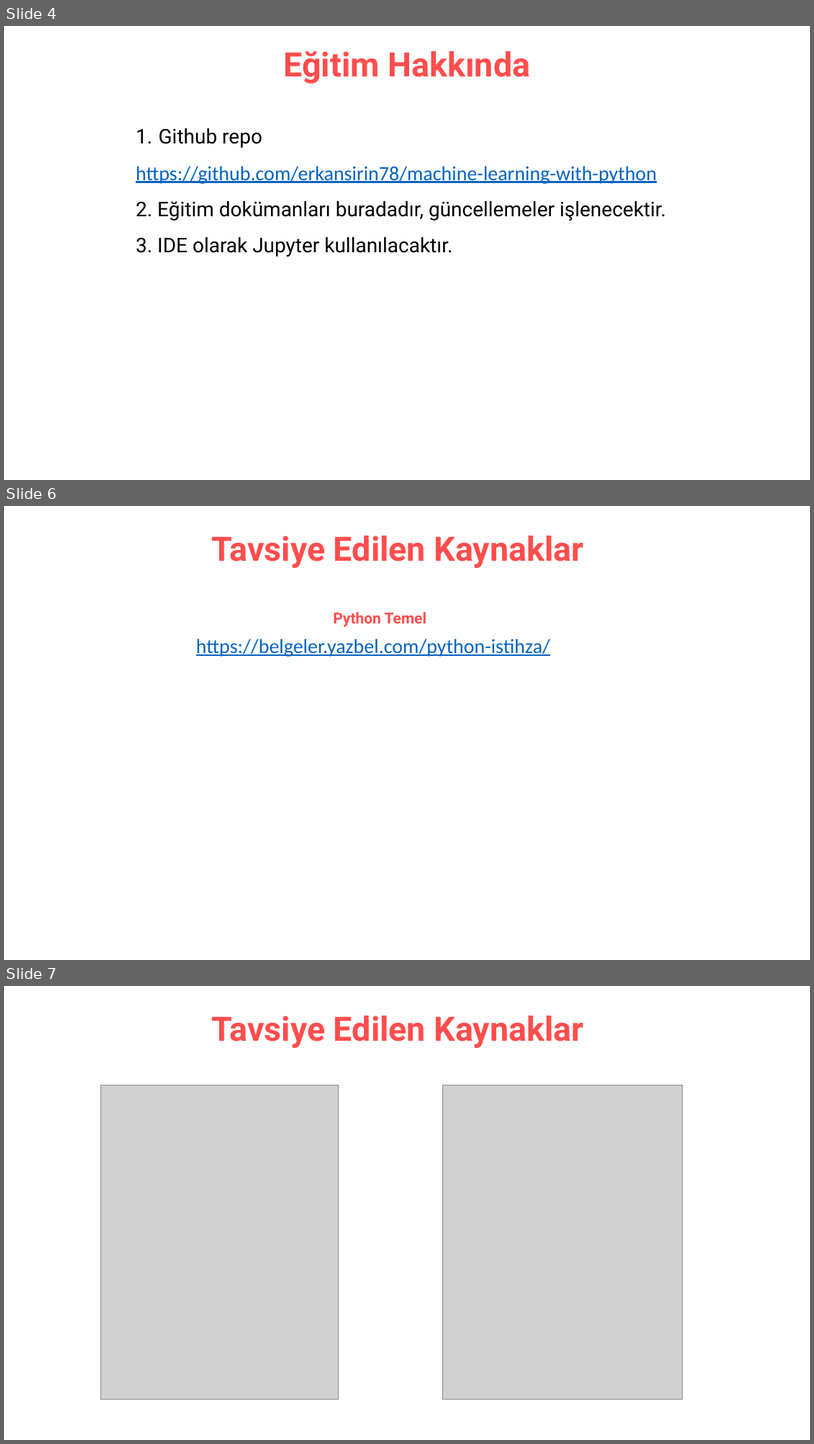
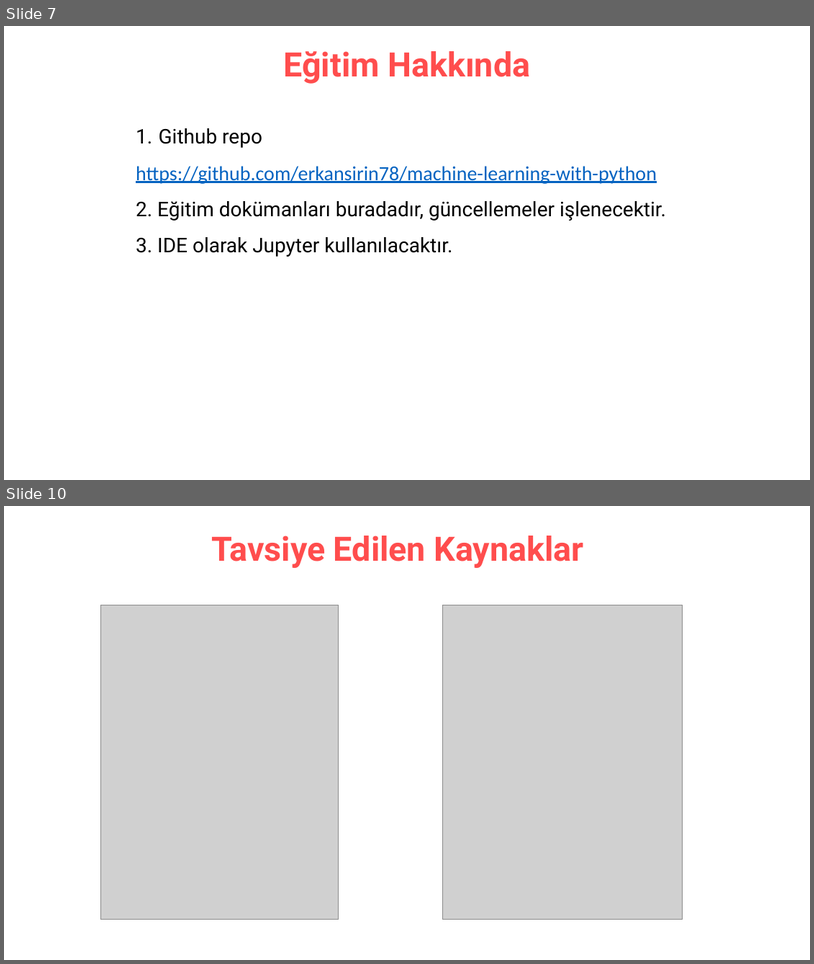
Before and after one commit to erkansirin78/machine-learning-with-python, a slide deck: opening_remarks.pptx. Shown one above the other, each under a label of ours: slides 4, 6 and 7 before the commit, slides 7 and 10 after it; the slides between them are not shown. The pictures are 814x1444 and 814x964 pixels, drawn with LibreOffice and Linux fonts; fonts in the diff are those of the drawing; grey boxes stand for pictures. Boxes give left, top, right and bottom in pixels: in the first picture for what was removed or moved away, otherwise in the second. Text is boxed around its words. In the diff, an @@ line names an element or a change of style, - is before the commit and + after.

```diff
--- a/opening_remarks.pptx
+++ b/opening_remarks.pptx
@@ slide 6 removed at bbox=[4, 506, 810, 960], background #FFFFFF @@
@@ title removed at bbox=[211, 536, 584, 568] @@
-Tavsiye Edilen Kaynaklar
@@ text removed at bbox=[333, 612, 427, 627] @@
-Python Temel
@@ text removed at bbox=[196, 638, 550, 656] @@
-https://belgeler.yazbel.com/python-istihza/
@@ what was slide 4 is now slide 7 @@
@@ what was slide 7 is now slide 10 @@
```
Also in this commit, not shown: 2 slides changed, 4 slides added.
